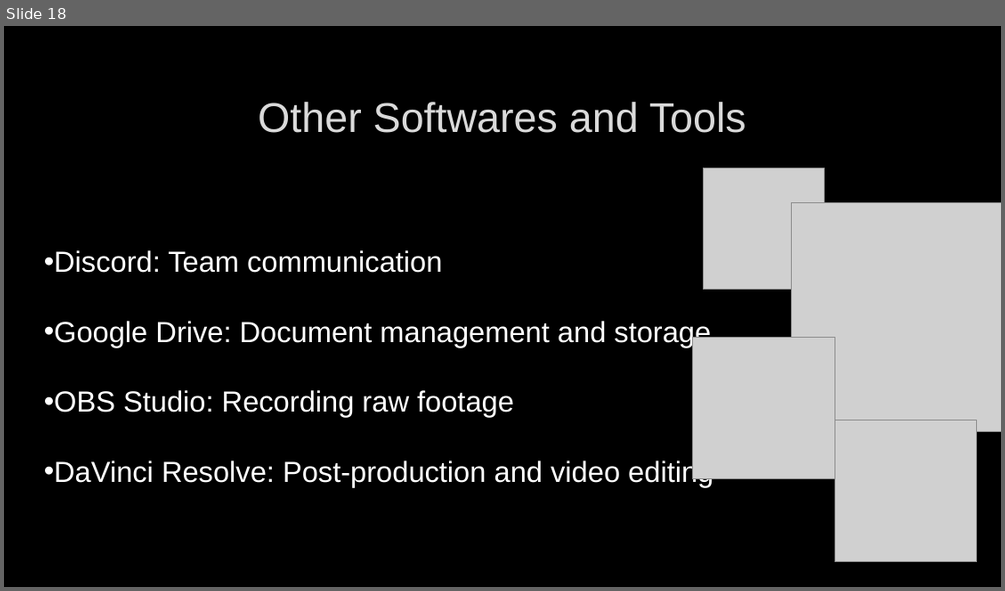
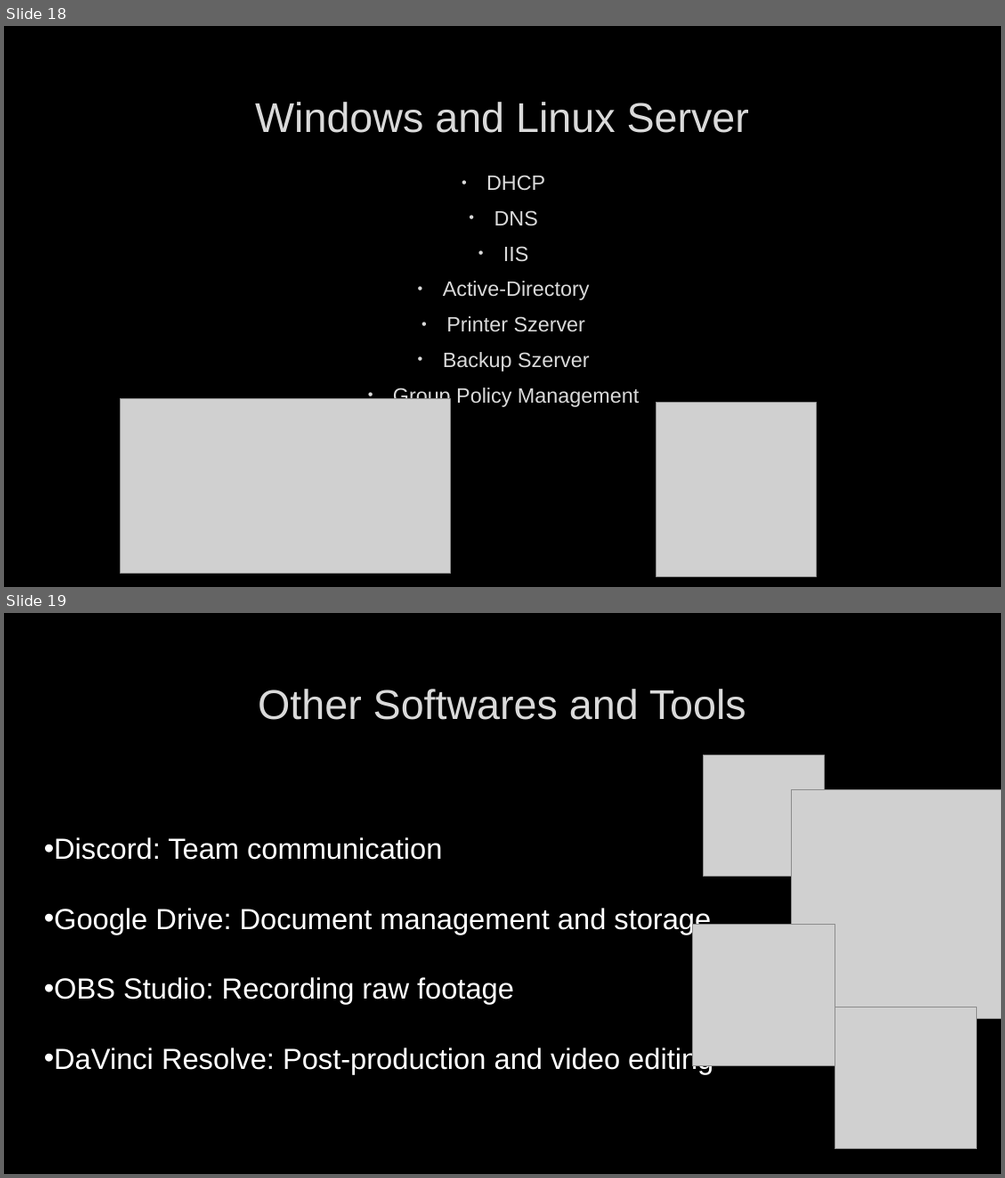
Before and after one commit to marcellnyilas/Vanguard-Network, a slide deck: Presentation.pptx. Shown one above the other, each under a label of ours: slide 18 before the commit, slides 18 and 19 after it. The pictures are 1005x591 and 1005x1178 pixels, drawn with LibreOffice and Linux fonts; fonts in the diff are those of the drawing; grey boxes stand for pictures; background and template pictures are left out. Boxes give left, top, right and bottom in pixels: in the first picture for what was removed or moved away, otherwise in the second. Text is boxed around its words. In the diff, an @@ line names an element or a change of style, - is before the commit and + after.

```diff
--- a/Presentation.pptx
+++ b/Presentation.pptx
@@ slide 18 added at bbox=[4, 26, 1001, 587], background picture (left out) @@
@@ title added at bbox=[255, 102, 749, 133], 40 pt, text #DADADA @@
+Windows and Linux Server
@@ text added at bbox=[393, 175, 639, 407], 20 pt, text #DADADA @@
+• DHCP
+• DNS
+• IIS
+• Active-Directory
+• Printer Szerver
+• Backup Szerver
+• Group Policy Management
@@ picture added at bbox=[121, 398, 451, 572] @@
@@ picture added at bbox=[656, 402, 816, 576] @@
@@ what was slide 18 is now slide 19 @@
```
Also in this commit, not shown: 1 other file.
